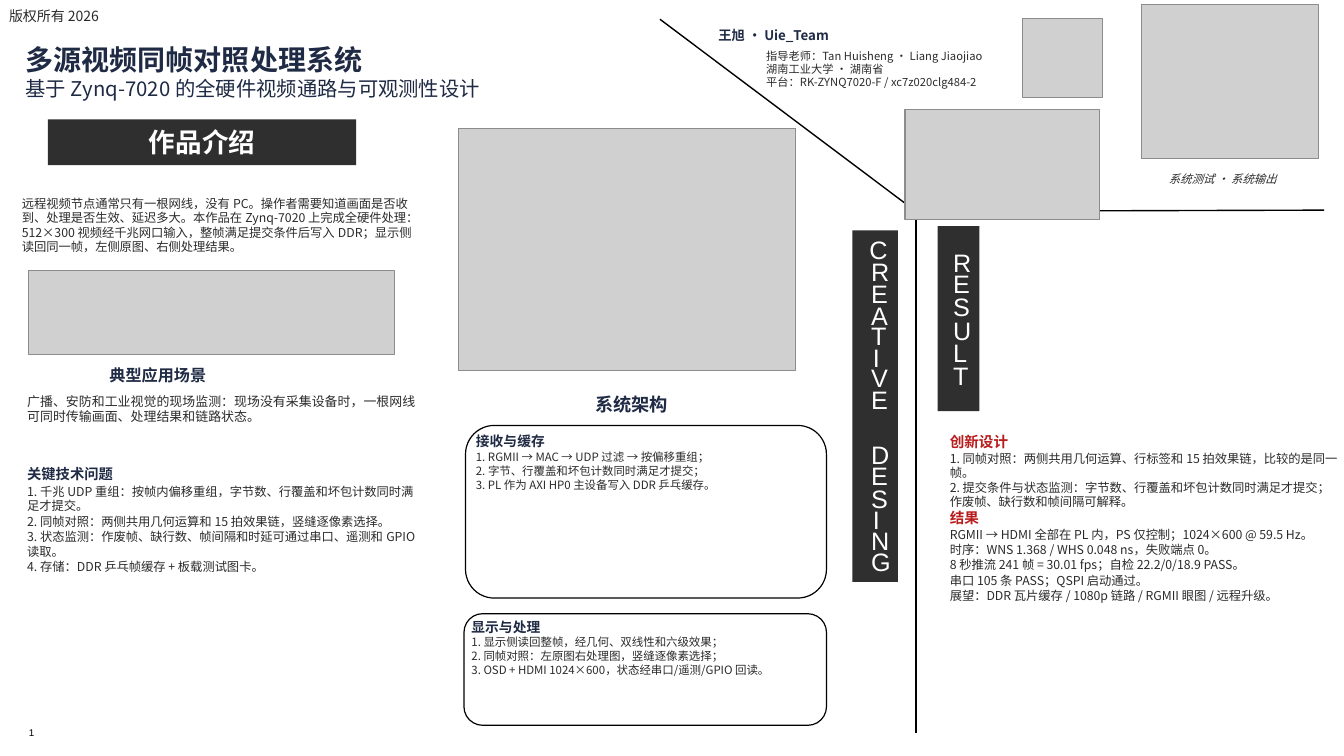
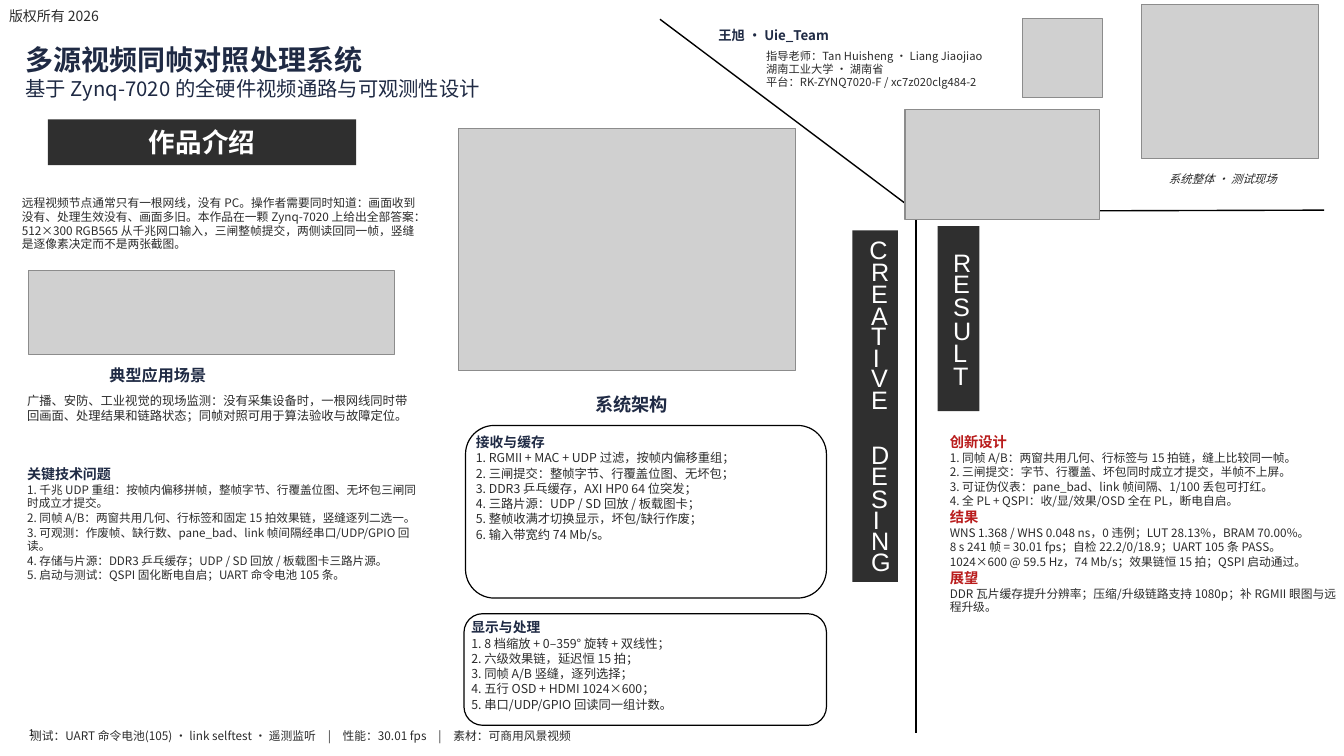
Before and after one commit to Uie-v-uiE/Video_Processing, a slide deck: slide 1 of posters/poster_cn_editable.pptx. Drawn at 1344x756 pixels with LibreOffice and Linux fonts; fonts in the diff are those of the drawing; grey boxes stand for pictures; background and template pictures are left out. Boxes give left, top, right and bottom in pixels: in the first picture for what was removed or moved away, otherwise in the second. Text is boxed around its words. In the diff, an @@ line names an element or a change of style, - is before the commit and + after.

```diff
--- a/posters/poster_cn_editable.pptx
+++ b/posters/poster_cn_editable.pptx
@@ text at bbox=[1169, 173, 1277, 184]: text changed @@
-系统测试 · 系统输出
+系统整体 · 测试现场
@@ text at bbox=[22, 197, 426, 249]: text changed; size 8.8 to 8.4 pt @@
-远程视频节点通常只有一根网线，没有 PC。操作者需要知道画面是否收到、处理是否生效、延迟多大。本作品在 Zynq-7020 上完成全硬件处理：512×300 视频经千兆网口输入，整帧满足提交条件后写入 DDR；显示侧读回同一帧，左侧原图、右侧处理结果。
+远程视频节点通常只有一根网线，没有 PC。操作者需要同时知道：画面收到没有、处理生效没有、画面多旧。本作品在一颗 Zynq-7020 上给出全部答案：512×300 RGB565 从千兆网口输入，三闸整帧提交，两侧读回同一帧，竖缝是逐像素决定而不是两张截图。
@@ text at bbox=[27, 394, 407, 422]: text changed; size 9.2 to 8.8 pt @@
-广播、安防和工业视觉的现场监测：现场没有采集设备时，一根网线可同时传输画面、处理结果和链路状态。
+广播、安防、工业视觉的现场监测：没有采集设备时，一根网线同时带回画面、处理结果和链路状态；同帧对照可用于算法验收与故障定位。
@@ text at bbox=[950, 435, 1007, 523]: size 10.4 to 10.2 pt in "创新设计", "结果"; line spacing 0.94 to 0.93 @@
@@ text at bbox=[27, 467, 111, 480]: size 10.2 to 10 pt in "关键技术问题"; line spacing 0.97 to 0.95 @@
@@ text in rounded rectangle at bbox=[476, 451, 735, 541]: text changed; size 8.2 to 8.8 pt @@
-1. RGMII → MAC → UDP 过滤 → 按偏移重组；
-2. 字节、行覆盖和坏包计数同时满足才提交；
-3. PL 作为 AXI HP0 主设备写入 DDR 乒乓缓存。
+1. RGMII + MAC + UDP 过滤，按帧内偏移重组；
+2. 三闸提交：整帧字节、行覆盖位图、无坏包；
+3. DDR3 乒乓缓存，AXI HP0 64 位突发；
+4. 三路片源：UDP / SD 回放 / 板载图卡；
+5. 整帧收满才切换显示，坏包/缺行作废；
+6. 输入带宽约 74 Mb/s。
@@ text at bbox=[950, 452, 1296, 507]: text changed; size 8.8 to 8.4 pt @@
-1. 同帧对照：两侧共用几何运算、行标签和 15 拍效果链，比较的是同一帧。
-2. 提交条件与状态监测：字节数、行覆盖和坏包计数同时满足才提交；作废帧、缺行数和帧间隔可解释。
+1. 同帧 A/B：两窗共用几何、行标签与 15 拍链，缝上比较同一帧。
+2. 三闸提交：字节、行覆盖、坏包同时成立才提交，半帧不上屏。
+3. 可证伪仪表：pane_bad、link 帧间隔、1/100 丢包可打红。
+4. 全 PL + QSPI：收/显/效果/OSD 全在 PL，断电自启。
@@ text at bbox=[27, 484, 417, 581]: text changed; size 8.8 to 8.3 pt @@
-1. 千兆 UDP 重组：按帧内偏移重组，字节数、行覆盖和坏包计数同时满足才提交。
-2. 同帧对照：两侧共用几何运算和 15 拍效果链，竖缝逐像素选择。
-3. 状态监测：作废帧、缺行数、帧间隔和时延可通过串口、遥测和 GPIO 读取。
-4. 存储：DDR 乒乓帧缓存 + 板载测试图卡。
+1. 千兆 UDP 重组：按帧内偏移拼帧，整帧字节、行覆盖位图、无坏包三闸同时成立才提交。
+2. 同帧 A/B：两窗共用几何、行标签和固定 15 拍效果链，竖缝逐列二选一。
+3. 可观测：作废帧、缺行数、pane_bad、link 帧间隔经串口/UDP/GPIO 回读。
+4. 存储与片源：DDR3 乒乓缓存；UDP / SD 回放 / 板载图卡三路片源。
+5. 启动与测试：QSPI 固化断电自启；UART 命令电池 105 条。
@@ text at bbox=[950, 527, 1336, 612]: text changed; size 8.8 to 8.4 pt @@
-RGMII → HDMI 全部在 PL 内，PS 仅控制；1024×600 @ 59.5 Hz。
-时序：WNS 1.368 / WHS 0.048 ns，失败端点 0。
-8 秒推流 241 帧 = 30.01 fps；自检 22.2/0/18.9 PASS。
-串口 105 条 PASS；QSPI 启动通过。
-展望：DDR 瓦片缓存 / 1080p 链路 / RGMII 眼图 / 远程升级。
+WNS 1.368 / WHS 0.048 ns，0 违例；LUT 28.13%，BRAM 70.00%。
+8 s 241 帧 = 30.01 fps；自检 22.2/0/18.9；UART 105 条 PASS。
+1024×600 @ 59.5 Hz，74 Mb/s；效果链恒 15 拍；QSPI 启动通过。
+展望
+DDR 瓦片缓存提升分辨率；压缩/升级链路支持 1080p；补 RGMII 眼图与远程升级。
@@ text in rounded rectangle at bbox=[471, 637, 672, 711]: text changed; size 8.2 to 8.8 pt @@
-1. 显示侧读回整帧，经几何、双线性和六级效果；
-2. 同帧对照：左原图右处理图，竖缝逐像素选择；
-3. OSD + HDMI 1024×600，状态经串口/遥测/GPIO 回读。
+1. 8 档缩放 + 0–359° 旋转 + 双线性；
+2. 六级效果链，延迟恒 15 拍；
+3. 同帧 A/B 竖缝，逐列选择；
+4. 五行 OSD + HDMI 1024×600；
+5. 串口/UDP/GPIO 回读同一组计数。
@@ text added at bbox=[30, 729, 571, 743], 8.4 pt, text #2B2B2B @@
+测试：UART 命令电池(105) · link selftest · 遥测监听 | 性能：30.01 fps | 素材：可商用风景视频
```
Also in this commit, not shown: 19 other files.
